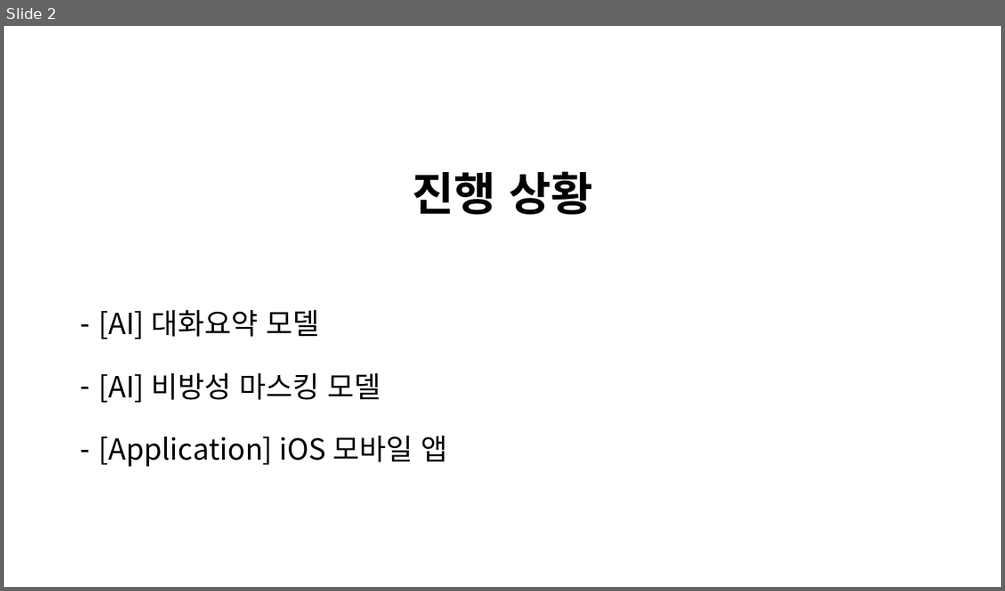
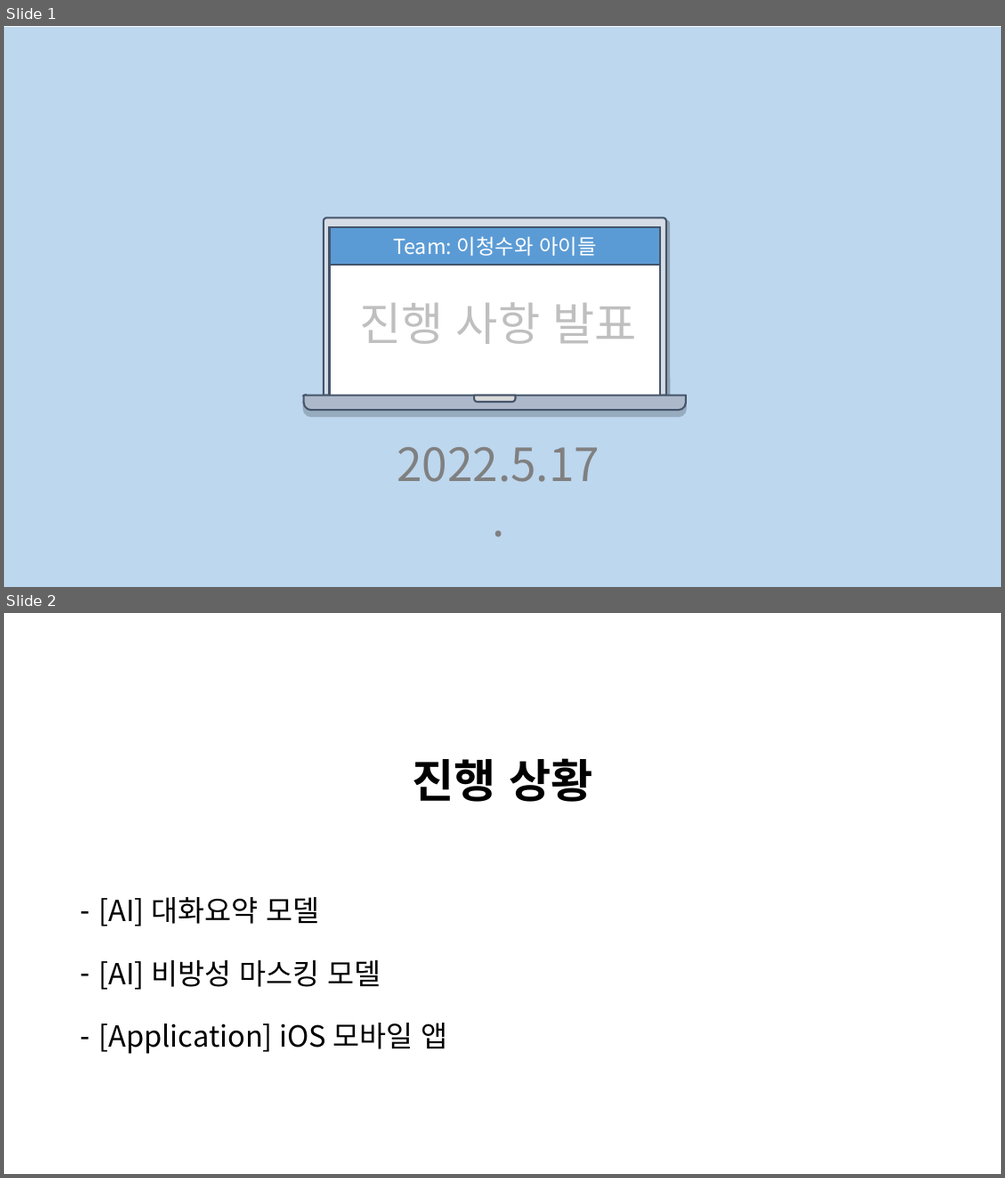
Before and after one commit to SecAI-Lab/SWE3028-Spring-2022, a slide deck: Team-A/Weekly_Progress_Meeting/0517_Meeting.pptx. Shown one above the other, each under a label of ours: slide 2 before the commit, slides 1 and 2 after it. The pictures are 1005x591 and 1005x1178 pixels, drawn with LibreOffice and Linux fonts; fonts in the diff are those of the drawing. Boxes give left, top, right and bottom in pixels: in the first picture for what was removed or moved away, otherwise in the second. Text is boxed around its words. In the diff, an @@ line names an element or a change of style, - is before the commit and + after.

Commit message:
Team A weekly progress meeting update

```diff
--- a/Team-A/Weekly_Progress_Meeting/0517_Meeting.pptx
+++ b/Team-A/Weekly_Progress_Meeting/0517_Meeting.pptx
@@ slide 1 added at (x1=4, y1=26, x2=1001, y2=587), background #FFFFFF @@
@@ rectangle added at (x1=4, y1=27, x2=1001, y2=587), fill #BDD7EE @@
@@ round same rect added at (x1=324, y1=217, x2=666, y2=394), fill #D6DCE5, outline #44546A 1.75 pt @@
@@ rectangle added at (x1=329, y1=227, x2=661, y2=395), fill #FFFFFF, outline #44546A 1.75 pt @@
@@ rectangle added at (x1=329, y1=227, x2=661, y2=265), fill #5B9BD5, outline #44546A 1.75 pt, 20 pt, text #FFFFFF @@
+Team: 이청수와 아이들
@@ text added at (x1=359, y1=302, x2=637, y2=344), 44 pt, text #BFBFBF @@
+진행 사항 발표
@@ round same rect added at (x1=304, y1=395, x2=686, y2=410), fill #ADB9CA, outline #44546A 1.75 pt @@
@@ round same rect added at (x1=474, y1=395, x2=516, y2=402), fill #D9D9D9, outline #44546A 1.75 pt @@
@@ text added at (x1=396, y1=447, x2=599, y2=482), 44 pt, text #808080 @@
+2022.5.17.
```
Also in this commit, not shown: 1 slide removed, 3 other files.
